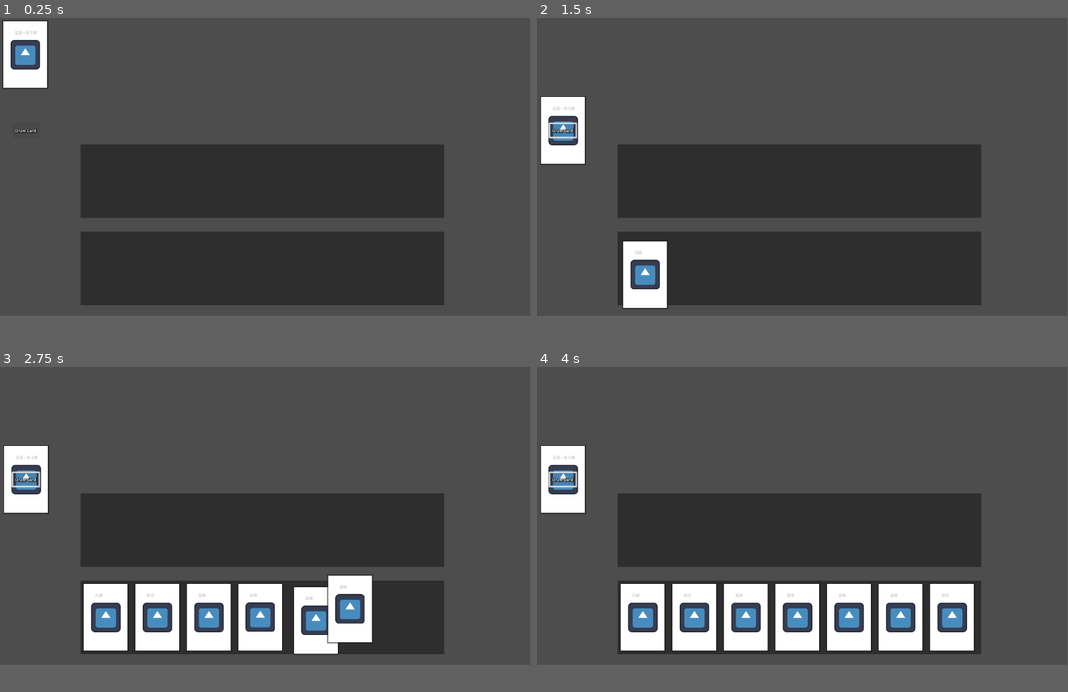
Above: before the commit, frames 1-4 (two rows, left to right).
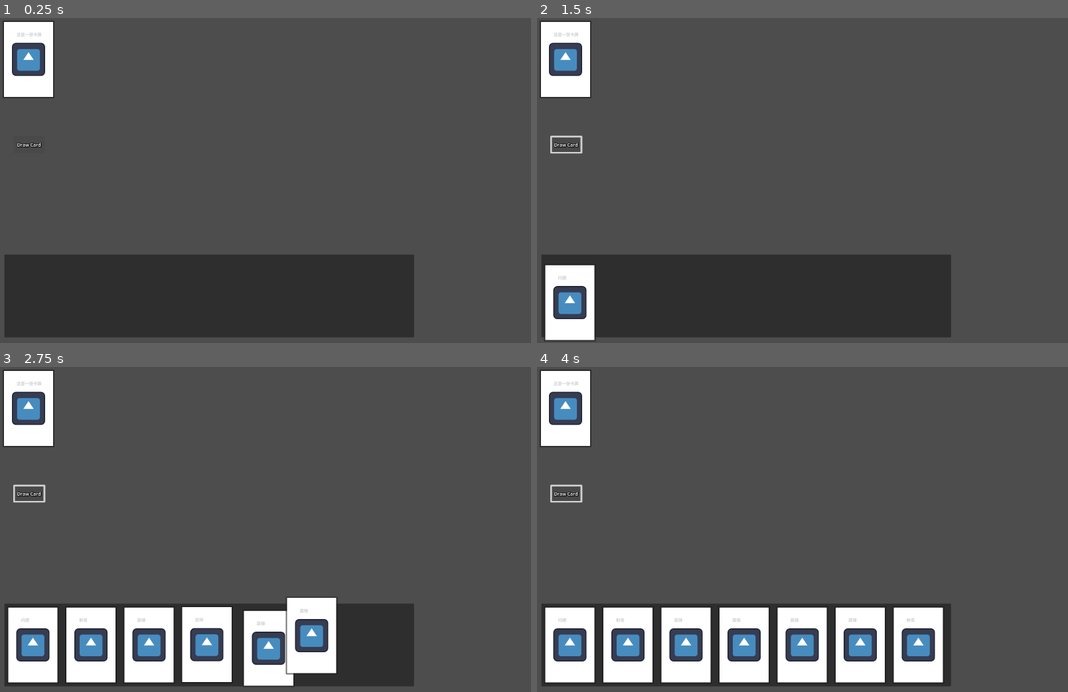
Above: after the commit, the same moments.

Repository: secondreich/Cards-of-Gun
Game: Godot game, scene res://main.tscn
Same seed, same stepped clock (60 frames per second), same inputs: the game is played once before the commit and once after it. The engine's default icon, where the game draws it, is replaced by a stand-in: a white triangle on a blue panel in a dark square.
Inputs (mouse positions are in pixels of both pictures, inside the frame that each line leads up to; where the layout moved, square brackets give the same spot in the first picture):
- Up to frame 1 (0.25 s): no input
- Up to frame 2 (1.5 s): click (563, 57) [563, 53] at 0.5 s; click (568, 135) [563, 131] at 1.25 s
- Up to frame 3 (2.75 s): click (26, 480) at 2.02 s
- Up to frame 4 (4 s): click (568, 484) [563, 480] at 2.75 s; click (563, 480) at 3.52 s
In our replay, the window is 799x449 before the commit and 800x490 after it. These sizes can differ from the game's own. Grey fills any space a smaller window leaves; there, only what the larger window draws over its background counts as a difference.

The runs differ from the first frame. In frame 1, 30% of the frame differs, in the area x 0-100%, y 0-100%; in frame 2, 34%; in frame 3, 40%; in frame 4, 41%.
Error before the commit: Invalid call. Nonexistent function 'add_card' in base 'Nil'. (res://Card/card.gd:60)

Commit message:
Revert "更新卡牌拖动功能"
This reverts commit cca7bbe20c5f75315bcbc66cf54df32f5e9f1b34.

Diff:
--- a/Card/card.gd
+++ b/Card/card.gd
@@ -13,8 +13,6 @@
 var preDeck
 var pickButton
 
-var whichDeckMouseIn
-
 @export var cardLabel : String
 @export var cardName : String
 @export var isPlurality: int
@@ -23,19 +21,8 @@
 func _process(delta: float) -> void:
 	match cardCurrentState:
 		cardState.dragging:
-			#拖曳卡牌逻辑
-			var target_position = get_global_mouse_position() - size/4
+			var target_position = get_global_mouse_position() - size/2
 			global_position = global_position.lerp(target_position, 0.4)
-
-			var mouse_position = get_global_mouse_position()
-			var nodes = get_tree().get_nodes_in_group("卡组分组")
-
-			for node in nodes:
-				if node.get_global_rect().has_point(mouse_position) && node.visible == true:
-					whichDeckMouseIn = node
-					print(whichDeckMouseIn)
-
-
 		cardState.following:
 			if follow_target != null:
 				var target_position = follow_target.global_position
@@ -48,17 +35,10 @@
 func _on_button_button_down() -> void:
 	#print("按钮按下，跟随目标", follow_target)
 	cardCurrentState = cardState.dragging
-	if follow_target != null:
-		follow_target.queue_free()
 	pass
 
 func _on_button_button_up() -> void:
 	#print("按钮松开，跟随目标", follow_target)
-	if(whichDeckMouseIn != null):
-		whichDeckMouseIn.add_card(self)
-	else:
-		preDeck.add_card(self)
-
 	cardCurrentState = cardState.following
 	pass
 
--- a/cardBackground/cardBackground.gd
+++ b/cardBackground/cardBackground.gd
@@ -8,7 +8,7 @@
 var card_total_num = 0
 
 
-func _process(_delta: float) -> void:
+func _process(delta: float) -> void:
 	if cardDeck.get_child_count() != 0:
 		var children = cardDeck.get_children()
 		sort_nodes_by_position(children)
@@ -42,6 +42,6 @@
 
 	cardToAdd.follow_target=cardBackground
 
-	cardToAdd.preDeck = self
+	cardToAdd.preDeck=self
 
 	cardToAdd.cardCurrentState=cardToAdd.cardState.following
--- a/cardBackground/cardBackground.tscn
+++ b/cardBackground/cardBackground.tscn
@@ -4,7 +4,7 @@
 
 [node name="deck" type="Panel"]
 custom_minimum_size = Vector2(220, 320)
-offset_right = 220.0
+offset_right = 1580.0
 offset_bottom = 320.0
 script = ExtResource("1_longk")
 
--- a/main.gd
+++ b/main.gd
@@ -7,7 +7,7 @@
 
 @export var siteItems : Dictionary
 
-func add_new_hand_card(cardName, cardDeck , _caller = scene_1) -> Node:
+func add_new_hand_card(cardName, cardDeck , caller = scene_1) -> Node:
 	#print("发手牌：" + str(cardName))
 	var cardClass = BaseCard.infosDic[cardName]["card_label"]
 	#print("卡牌的类型是%s:"%cardClass)
--- a/main.tscn
+++ b/main.tscn
@@ -10,11 +10,9 @@
 shadow_size = 12
 shadow_color = Color(0.00392157, 0, 0, 0.615686)
 
-[node name="Main" type="Node2D" node_paths=PackedStringArray("scene_1", "scene_2")]
-scale = Vector2(0.5, 0.5)
+[node name="Main" type="Node2D" node_paths=PackedStringArray("scene_1")]
 script = ExtResource("1_1bvp3")
-scene_1 = NodePath("HandCards")
-scene_2 = NodePath("UsedCards")
+scene_1 = NodePath("deck")
 MaxHandCard = 7
 siteItems = {
 "avoid": 50,
@@ -65,16 +63,10 @@
 text = "Draw Card"
 label_settings = SubResource("LabelSettings_h2yge")
 
-[node name="HandCards" parent="." groups=["卡组分组"] instance=ExtResource("2_0xm2m")]
-offset_left = 350.0
-offset_top = 930.0
-offset_right = 1930.0
-offset_bottom = 1250.0
-
-[node name="UsedCards" parent="." groups=["卡组分组"] instance=ExtResource("2_0xm2m")]
-offset_left = 350.0
-offset_top = 550.0
-offset_right = 1930.0
-offset_bottom = 870.0
+[node name="deck" parent="." instance=ExtResource("2_0xm2m")]
+offset_left = 17.0
+offset_top = 914.0
+offset_right = 1597.0
+offset_bottom = 1234.0
 
 [connection signal="button_down" from="DrawCard/Button" to="." method="get_cards"]
--- a/project.godot
+++ b/project.godot
@@ -19,9 +19,10 @@
 
 BaseCard="*res://assets/baseCard.gd"
 
-[global_group]
+[display]
 
-"卡组分组"=""
+window/size/viewport_width=2048
+window/size/viewport_height=1256
 
 [rendering]
 
Not shown, changed: icon.svg.import
